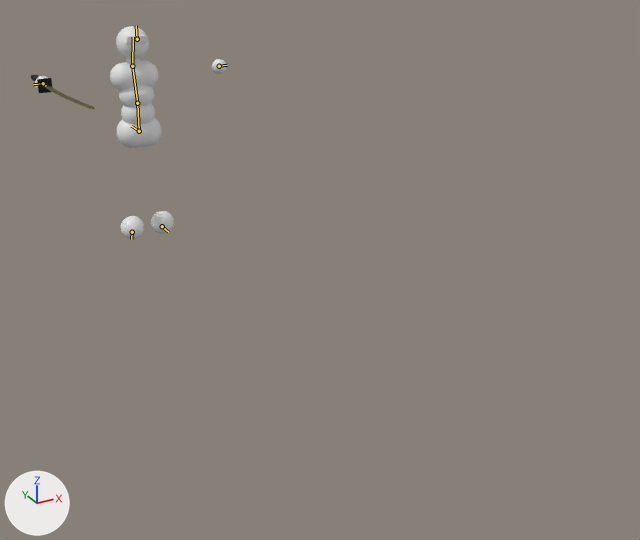
The Blender file asset_raws/simple_combat_char.blend as it was, and as the next commit left it.
Rendered twice from a 50 mm camera at (-2.14, -6.96, 2.8) aimed at (0.28, -2.55, 0.6). Lighting does not change. The marker at lower left points along +X, +Y and +Z. The first picture is the older version. The bones that bend it are drawn over the model as lines.

The first picture shows 'Body', 'Sword'.
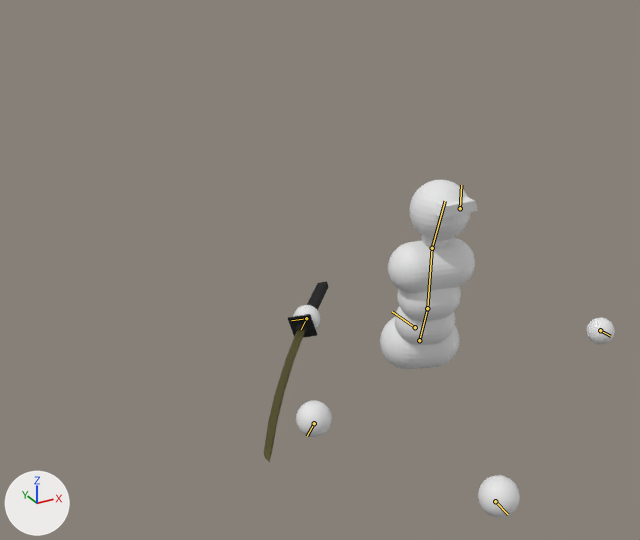
The newer file adds an action. The first version stands in its rest pose; the second is drawn at frame 20 of the action 'Awareness_suspicion_walking'.

What differs and where, as boxes [x1, y1, x2, y2] in the pictures (640 x 540 px):
'Body', posed (67% wider, 58% taller)
    before: [35, 26, 227, 239]
    after: [293, 180, 615, 517]
'Sword', posed (420% taller)
    before: [31, 75, 96, 109]
    after: [264, 281, 329, 462]
bone 'Root bone', root to tip
    before: (139, 131) to (131, 126)
    after: (415, 327) to (392, 311)
bone 'Lower back', root to tip
    before: (139, 131) to (137, 103)
    after: (419, 340) to (427, 308)
bone 'Upper back', root to tip
    before: (137, 103) to (132, 66)
    after: (427, 308) to (432, 248)
bone 'Head', root to tip
    before: (132, 66) to (133, 37)
    after: (432, 248) to (445, 201)
bone 'Hand.L', root to tip
    before: (219, 66) to (227, 65)
    after: (600, 330) to (610, 336)
bone 'Foot.L', root to tip
    before: (162, 226) to (168, 232)
    after: (495, 501) to (508, 514)
bone 'Hand.R', root to tip
    before: (43, 83) to (33, 84)
    after: (306, 318) to (291, 320)
bone 'Foot.R', root to tip
    before: (132, 232) to (131, 239)
    after: (314, 423) to (307, 436)
bone 'Sword attachment', root to tip
    before: (43, 83) to (46, 86)
    after: (306, 318) to (301, 329)

What the commit changed:
Bone 'Root bone' (bone_root_bone) moves from (0.0, 0.0, 0.0) to (0.0, -4.0, 0.0).
Bone 'Lower back' (bone_lower_back) moves from (0.0, 0.0, 0.0) to (-0.028, -0.073, -0.007).
Bone 'Lower back' (bone_lower_back) turns from (0, 0, 0) to (-20, -20, -2) degrees about its own x, y and z.
Bone 'Upper back' (bone_upper_back) turns from (0, 0, 0) to (10, 10, 2) degrees about its own x, y and z.
Bone 'Head' (bone_head) turns from (0, 0, 0) to (10, 9, 5) degrees about its own x, y and z.
Bone 'Hand.L' (bone_hand_l) moves from (0.0, 0.0, 0.0) to (-0.441, -0.041, -0.447).
Bone 'Hand.L' (bone_hand_l) turns from (0, 0, 0) to (-8, 9, 31) degrees about its own x, y and z.
Bone 'Foot.L' (bone_foot_l) moves from (0.0, 0.0, 0.0) to (0.149, 0.336, -0.001).
Bone 'Foot.L' (bone_foot_l) turns from (0, 0, 0) to (-7, 3, 0) degrees about its own x, y and z.
Bone 'Hand.R' (bone_hand_r) moves from (0.0, 0.0, 0.0) to (-0.358, -0.229, -0.155).
Bone 'Hand.R' (bone_hand_r) turns from (0, 0, 0) to (-42, 8, 15) degrees about its own x, y and z.
Bone 'Foot.R' (bone_foot_r) moves from (0.0, 0.0, 0.0) to (0.231, -0.562, 0.303).
Bone 'Foot.R' (bone_foot_r) turns from (0, 0, 0) to (32, 13, 6) degrees about its own x, y and z.
Bone 'Sword attachment' (bone_sword_attachment) moves from (0.0, 0.0, 0.0) to (0.229, -0.155, 0.358).
Bone 'Sword attachment' (bone_sword_attachment) turns from (0, 0, 0) to (5, 17, 44) degrees about its own x, y and z.
